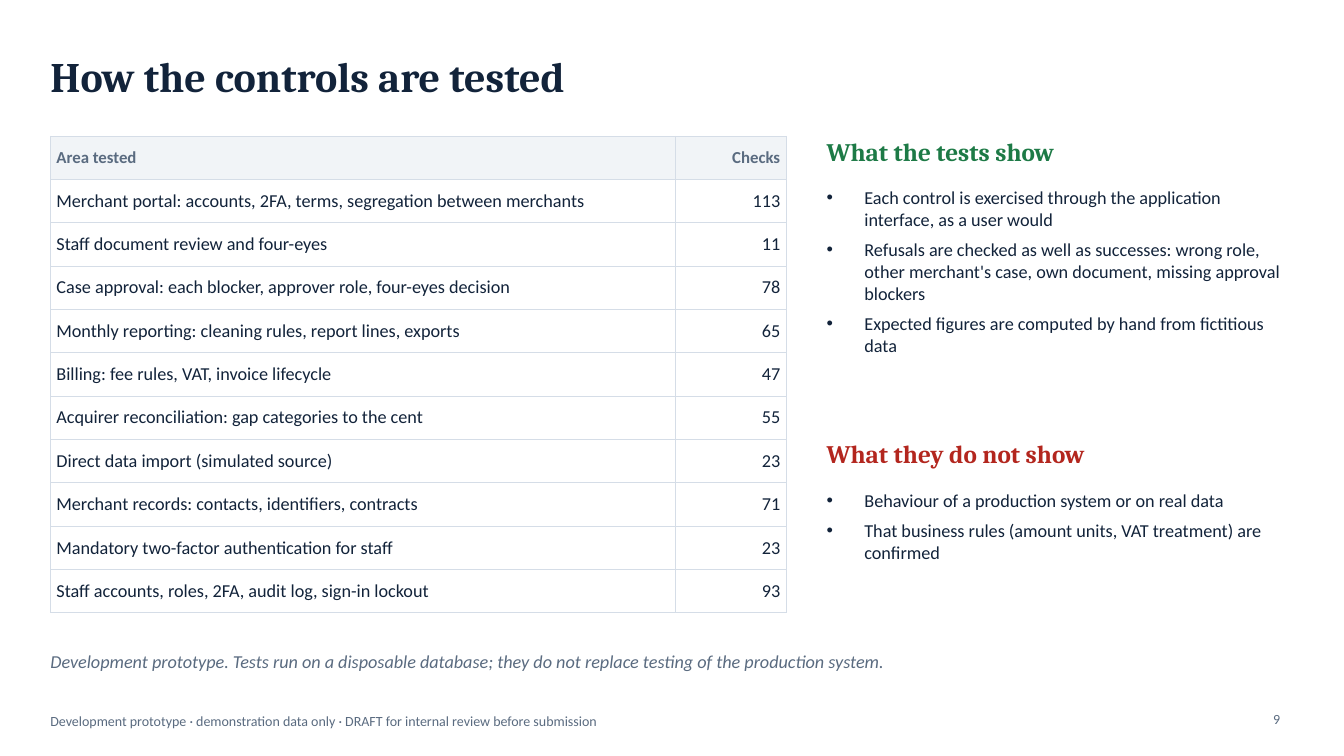
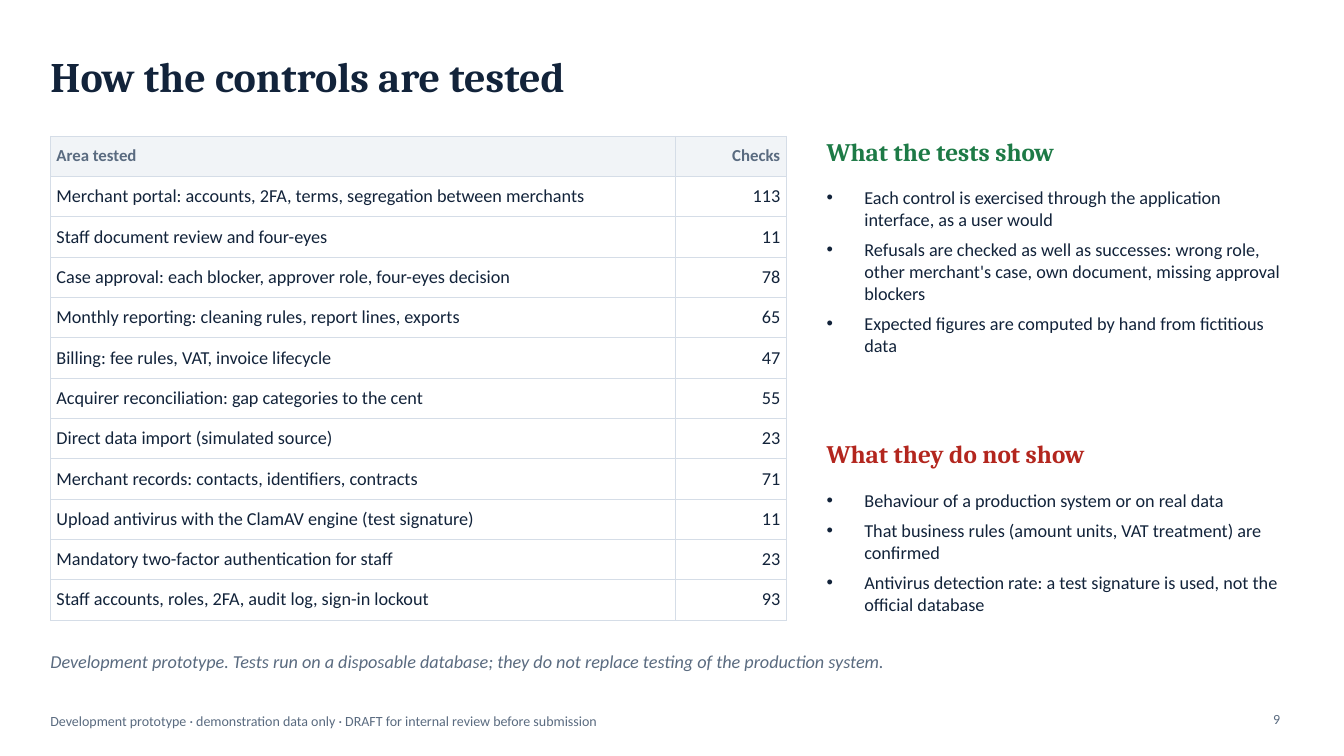
Before and after one commit to fmassonmips/mips-platform, a slide deck: slide 9 of outputs/recap/MIPS-platform-BoM-EN-DRAFT.pptx. Drawn at 1344x756 pixels with LibreOffice and Linux fonts; fonts in the diff are those of the drawing. Boxes give left, top, right and bottom in pixels: in the first picture for what was removed or moved away, otherwise in the second. Text is boxed around its words. In the diff, an @@ line names an element or a change of style, - is before the commit and + after.

```diff
--- a/outputs/recap/MIPS-platform-BoM-EN-DRAFT.pptx
+++ b/outputs/recap/MIPS-platform-BoM-EN-DRAFT.pptx
@@ table at (50,136,786,612) @@
+row 10: Upload antivirus with the ClamAV engine (test signature) | 11
@@ text at (864,576,1278,611): paragraph added @@
+• Antivirus detection rate: a test signature is used, not the official database
```
Also in this commit, not shown: 2 other slides changed.
